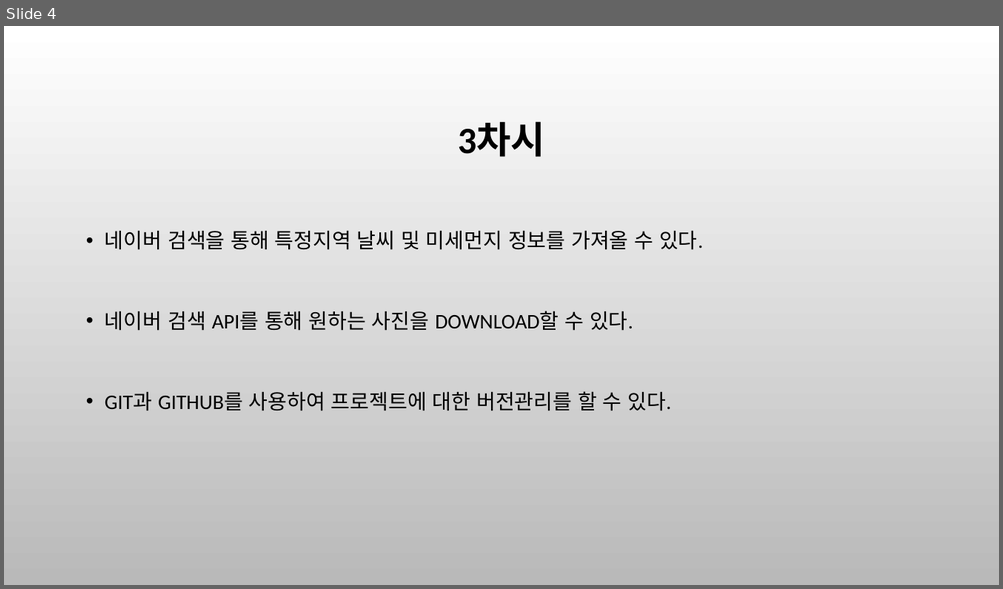
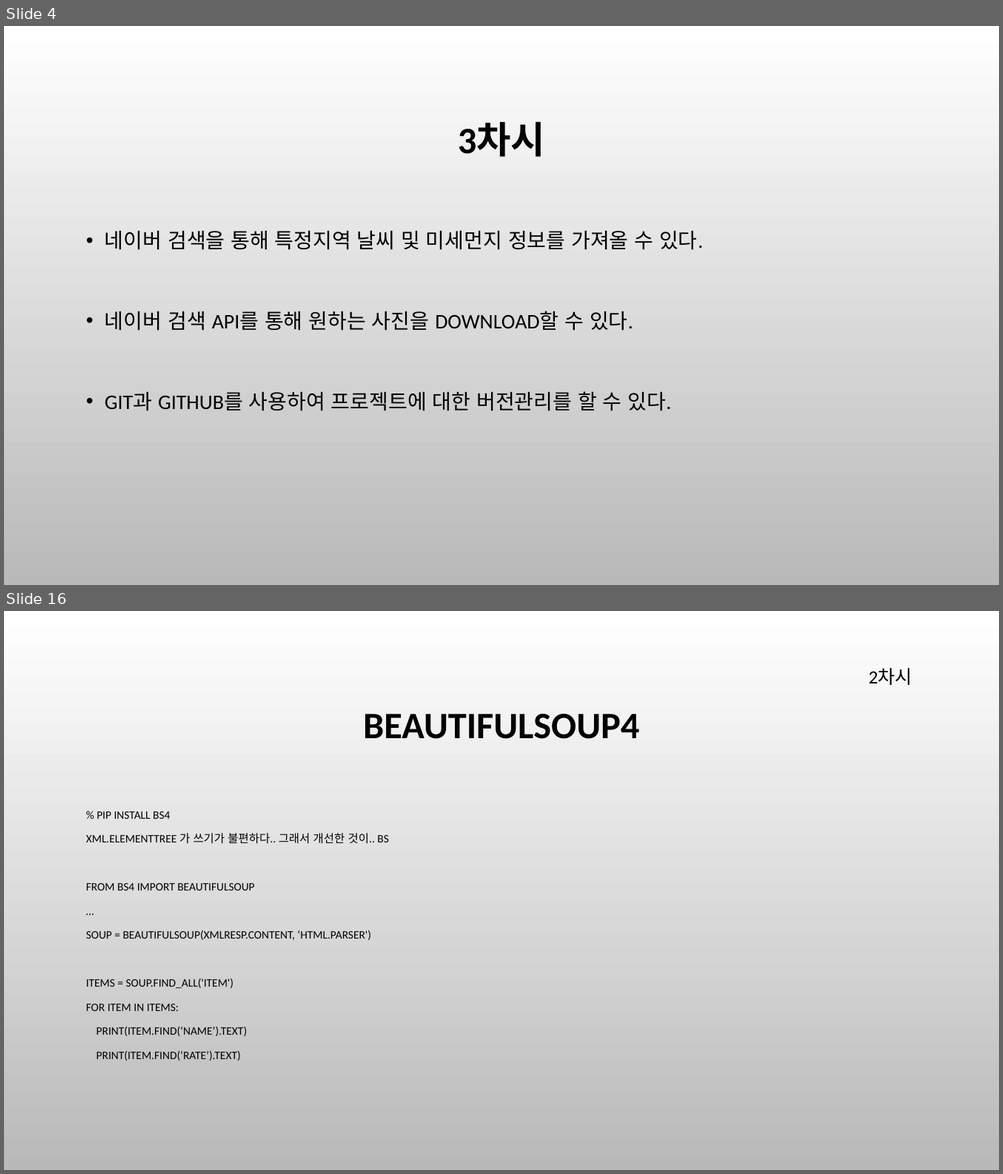
Before and after one commit to cute93/2020_sw_teacher, a slide deck: SW선도교원 연수.pptx. Shown one above the other, each under a label of ours: slide 4 before the commit, slides 4 and 16 after it; the slides between them are not shown. The pictures are 1003x589 and 1003x1174 pixels, drawn with LibreOffice and Linux fonts; fonts in the diff are those of the drawing; background and template pictures are left out. Boxes give left, top, right and bottom in pixels: in the first picture for what was removed or moved away, otherwise in the second. Text is boxed around its words. In the diff, an @@ line names an element or a change of style, - is before the commit and + after.

```diff
--- a/SW선도교원 연수.pptx
+++ b/SW선도교원 연수.pptx
@@ slide 16 added at [4, 611, 999, 1170], background picture (left out) @@
@@ text added at [868, 668, 912, 685], 18 pt, text #000000 @@
+2차시
@@ title added at [363, 714, 639, 739], 36 pt, text #000000, bold @@
+BEAUTIFULSOUP4
@@ text added at [86, 812, 388, 1061], 11 pt, text #000000 @@
+% PIP INSTALL BS4
+XML.ELEMENTTREE 가 쓰기가 불편하다.. 그래서 개선한 것이.. BS
+FROM BS4 IMPORT BEAUTIFULSOUP
+…
+SOUP = BEAUTIFULSOUP(XMLRESP.CONTENT, ‘HTML.PARSER')
+ITEMS = SOUP.FIND_ALL('ITEM')
+FOR ITEM IN ITEMS:
+PRINT(ITEM.FIND(‘NAME’).TEXT)
+PRINT(ITEM.FIND(‘RATE’).TEXT)
```
Also in this commit, not shown: 10 slides changed, 10 other slides added, 8 other files.
